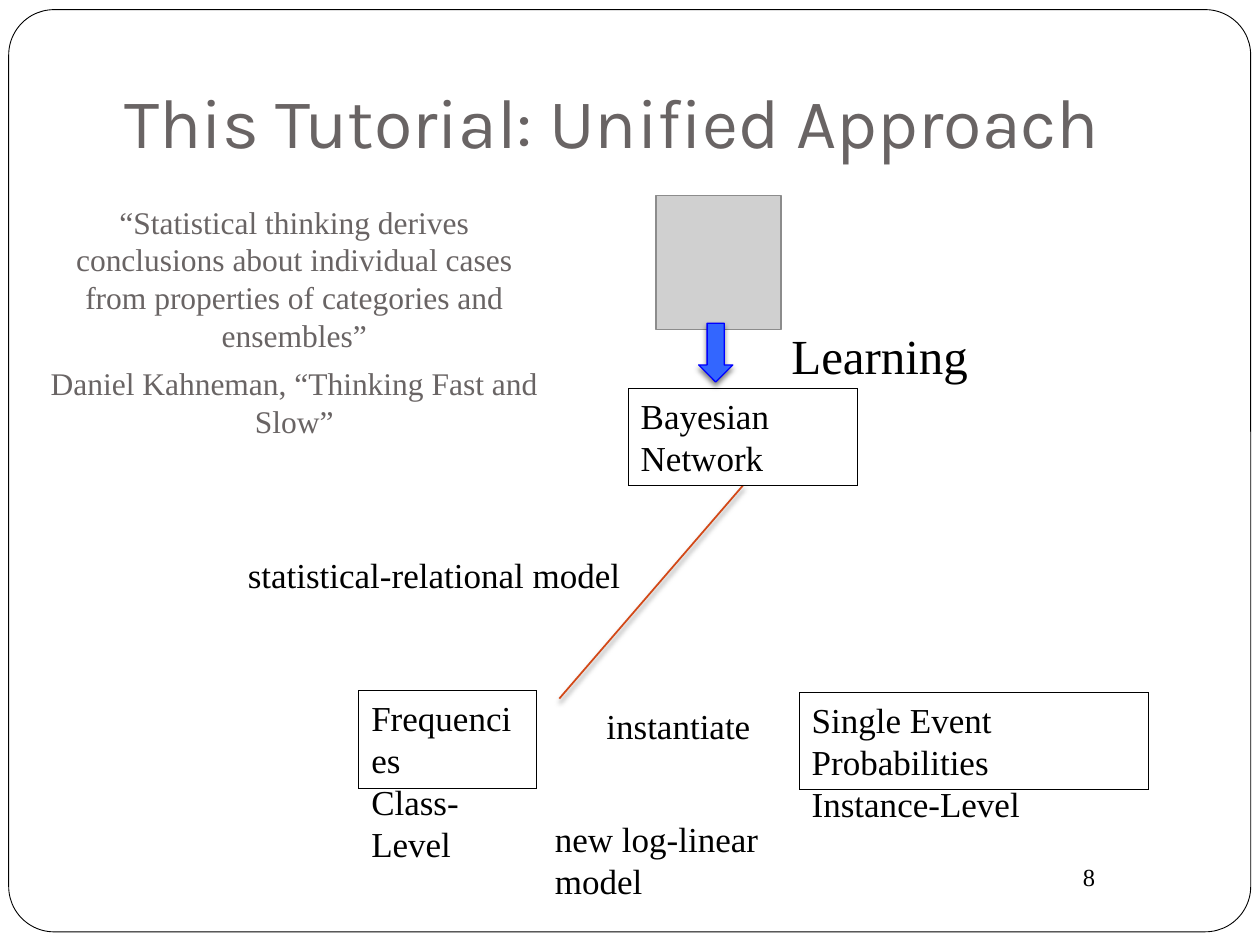
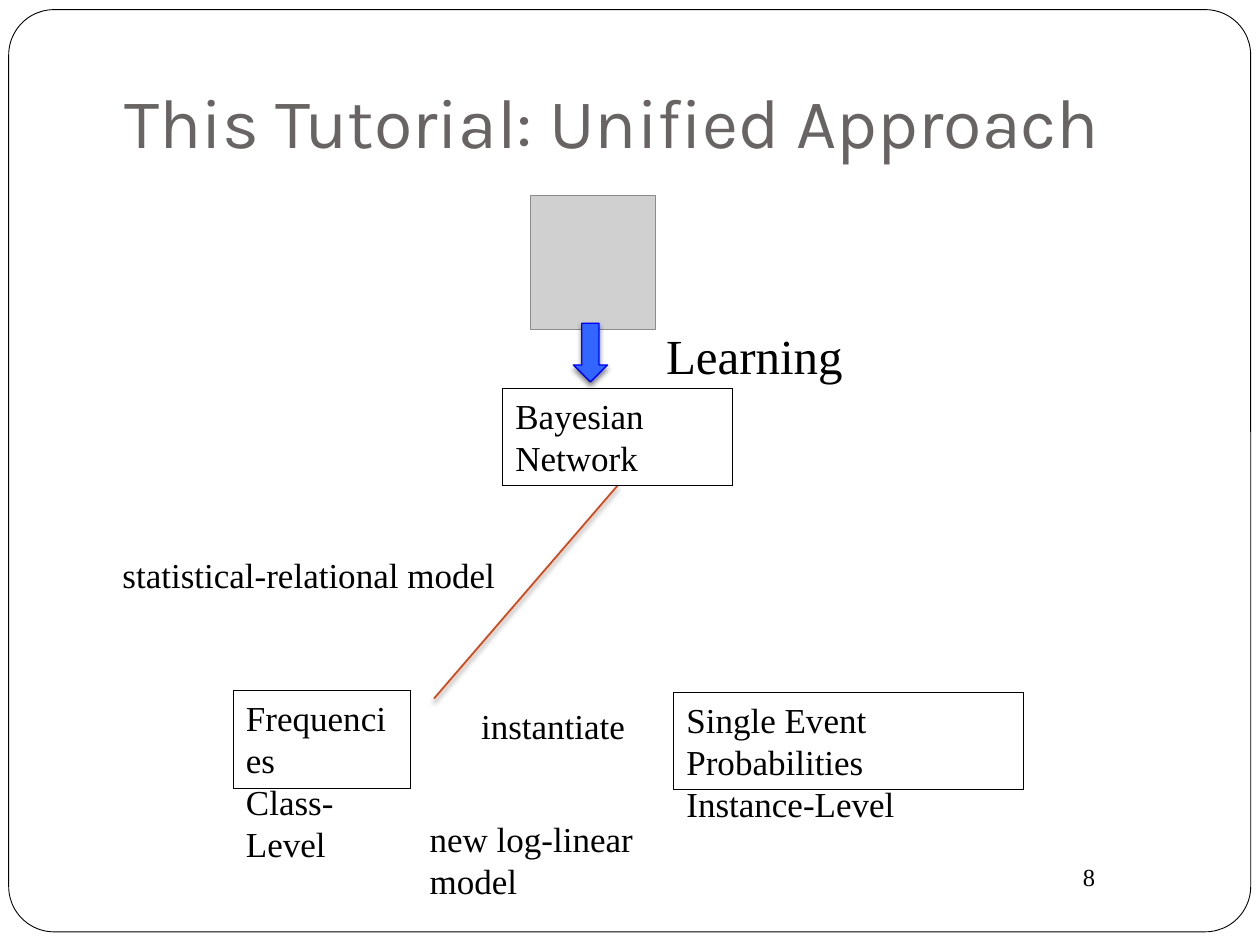
Before and after one commit to oschulte/srl-tutorial-slides, a slide deck: slide 8 of ch5-rel-bayes-net-classifier.pptx. Drawn at 1260x945 pixels with LibreOffice and Linux fonts; fonts in the diff are those of the drawing; grey boxes stand for pictures; background and template pictures are left out. Boxes give left, top, right and bottom in pixels: in the first picture for what was removed or moved away, otherwise in the second. Text is boxed around its words. In the diff, an @@ line names an element or a change of style, - is before the commit and + after.

```diff
--- a/ch5-rel-bayes-net-classifier.pptx
+++ b/ch5-rel-bayes-net-classifier.pptx
@@ text removed at (51, 212, 537, 401) @@
-“Statistical thinking derives conclusions about individual cases from properties of categories and ensembles”
-Daniel Kahneman, “Thinking Fast and Slow”
@@ 4 texts, 3 rectangles, 1 picture, 1 down arrow, 1 line: place and size @@
-4 texts, 3 rectangles, 1 picture, 1 down arrow, 1 line at (248, 195, 1148, 895)
+4 texts, 3 rectangles, 1 picture, 1 down arrow, 1 line at (122, 195, 1023, 895)
```
Also in this commit, not shown: 10 other slides changed, 6 slides removed, 14 other files.
